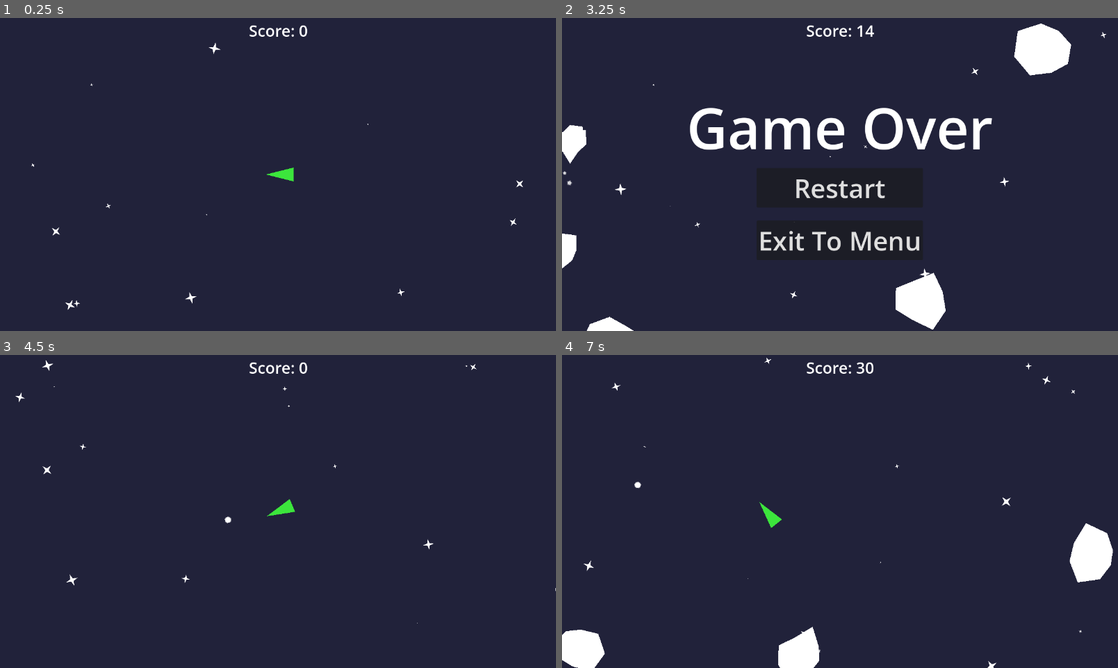
Above: before the commit, frames 1-4 (two rows, left to right).
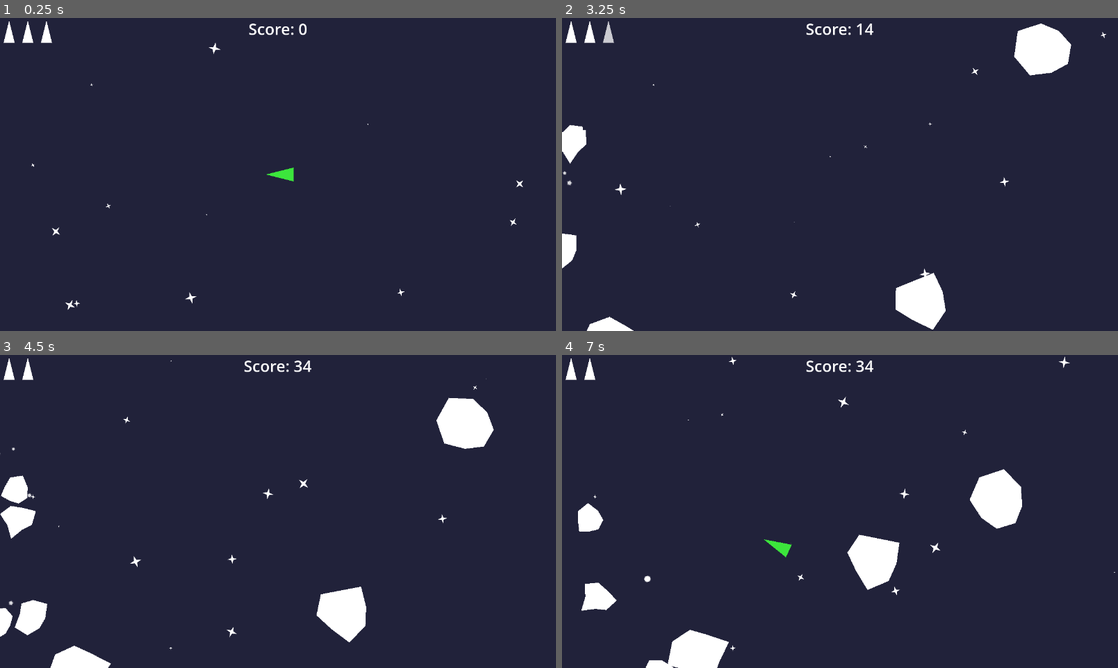
Above: after the commit, the same moments.

Repository: Josie5734/godot-asteroids-clone
Game: Godot game, scene res://scenes/game/game.tscn
Two runs of this game, one before a commit and one after it. Both use one fixed random seed, a clock stepped at 60 frames per second and the inputs below. This scene is started directly instead of the project's main scene.
Inputs (mouse positions are in pixels of both pictures, inside the frame that each line leads up to):
- Up to frame 1 (0.25 s): no input
- Up to frame 2 (3.25 s): tap Enter at 0.5 s; hold W (accelerate) 0.53-2.03 s; tap Space (shoot) every 0.75 s from 0.6 to 2.85 s; hold Left (turn_left) from 2.03 s (still down)
- Up to frame 3 (4.5 s): release Left (turn_left) at 3.5 s; click (278, 524) at 3.5 s, where only the run before the commit has a clickable "Restart"; hold Left (turn_left) from 4.28 s (still down); tap Space (shoot) at 4.35 s
- Up to frame 4 (7 s): release Left (turn_left) at 5.03 s; hold Right (turn_right) 5.03-5.78 s; tap Space (shoot) at 5.1, 5.85, 6.6 s; hold W (accelerate) 5.78-6.53 s; hold Right (turn_right) from 6.53 s (still down)

The runs differ from the first frame. In frame 1, 0.4% of the frame differs, in the area x 0-56%, y 1-8%; in frame 2, 4.1%; in frame 3, 5.1%; in frame 4, 7.7%, in the area x 0-100%, y 0-100%.

Commit message:
added background music and a 3 life system. should be basically done now

Diff:
--- a/scenes/AudioManager.gd
+++ b/scenes/AudioManager.gd
@@ -1,14 +1,27 @@
 extends Node
 
-var player: AudioStreamPlayer
+var sfxplayer: AudioStreamPlayer # sound effects player for ui click fx
+var bgplayer: AudioStreamPlayer # background music player
 
 
 func _ready() -> void:
-	player = AudioStreamPlayer.new() # create audiostreamplayer node
-	add_child(player) # add to whatever current scene is
-	player.stream = preload("res://sounds/click.wav") # add in the click sound effect
-	player.bus = "UI-FX"
+	sfxplayer = AudioStreamPlayer.new() # create audiostreamplayer node
+	add_child(sfxplayer) # add to whatever current scene is
+	sfxplayer.stream = preload("res://sounds/click.wav") # add in the click sound effect
+	sfxplayer.bus = "UI-FX"
+
+	background_music_ready() # prepare background music
+	bgplayer.play() # play background music
 
 
 func play_button_click(): # play the button click sound
-	player.play()
+	sfxplayer.play()
+
+
+# background music
+func background_music_ready():
+	bgplayer = AudioStreamPlayer.new()
+	add_child(bgplayer)
+	bgplayer.stream = preload("res://sounds/asteroids_bg.ogg")
+	bgplayer.bus = "Music"
+	bgplayer.autoplay = true
--- a/scenes/game/game.gd
+++ b/scenes/game/game.gd
@@ -8,6 +8,14 @@
 
 # ship
 @onready var ship = %Ship
+
+# lives
+var lives = 3 # number of lives
+@onready var lives_ui = { # references to ui nodes for each life
+	"0" = %LifeIcon1, # used to blink and remove them on losing a life
+	"1" = %LifeIcon2,
+	"2" = %LifeIcon3
+}
 
 # SFX
 const EXPLOSION = preload("res://sounds/explosion_sfx.tscn")
@@ -42,12 +50,41 @@
 		gradual_score()
 
 
+# fade an object by reducing its modulate.a property to 0
+func fade(object):
+	var tween = create_tween() # tween obj
+	tween.tween_property(object,"modulate:a",0.0,1.0) # tween down to 0
+
+
 # for when the ship dies
 func ship_died():
+	lives -= 1 # decrease lives
+	fade(lives_ui[str(lives)]) # fade the matching ui life icon
+
 	ship.visible = false # make invisible
 	ship.get_node("ShipCollision").set_deferred("disabled", true) # disable collision
+	ship.set_physics_process(false) # disable physics process to disable inputs
 	destroyed_particles(ship.global_position) # spawn particles
-	game_over() # load game over sequence
+
+	if lives <= 0: # if out of lives
+		game_over() # load game over sequence
+	else: # otherwise do respawn sequence
+		ship_respawn()
+
+
+# ship respawning
+func ship_respawn():
+	await get_tree().create_timer(2).timeout # wait 2 seconds
+	ship.velocity = Vector2(0,0) # reset velocity
+	ship.global_position = get_viewport_rect().get_center() # put in center
+	ship.visible = true # make visible again
+	ship.set_physics_process(true) # re-enable physic process for inputs
+
+	blink(ship,20,0.1,"visible") # blink
+	await get_tree().create_timer(2).timeout # 2 second timer for invincibility
+	ship.visible = true # set ship visible (might be already but just to be sure
+	ship.get_node("ShipCollision").set_deferred("disabled", false) # re-enable collision
+
 
 
 # spawn a new asteroid, pass in size to say which size, option pos for spawning splits from previous asteroid
@@ -64,6 +101,15 @@
 	asteroid.connect("destroyed",_on_asteroid_destroyed) # connect to the asteroid destroyed signal
 	asteroid_count += 1 # iterate counter
 
+
+# blink an object X times at Y frequency, type is either visible or modulate
+func blink(object, times, freq, type):
+	for i in range(times): # for x times
+		await get_tree().create_timer(freq).timeout # wait Y seconds
+		if type == "visible": # flip visible property
+			object.visible = not object.visible # flip visibility
+		else: # else flip modulate.a property
+			object.modulate.a = 0.0 if object.modulate.a != 255.0 else 255.0
 
 # spawning asteroids from timer
 func _on_asteroid_timer_timeout() -> void:
--- a/scenes/game/game.tscn
+++ b/scenes/game/game.tscn
@@ -3,6 +3,7 @@
 [ext_resource type="Script" uid="uid://ca5lf4shymy6s" path="res://scenes/game/game.gd" id="1_7h61r"]
 [ext_resource type="PackedScene" uid="uid://d15np85n6uiks" path="res://scenes/ship/ship.tscn" id="2_0sr1o"]
 [ext_resource type="PackedScene" uid="uid://3dq5vis2xs8a" path="res://scenes/background/background.tscn" id="2_kelw5"]
+[ext_resource type="PackedScene" uid="uid://ddrqw7vl1jw0p" path="res://scenes/life_icon/life_icon.tscn" id="4_kelw5"]
 
 [sub_resource type="Curve2D" id="Curve2D_7h61r"]
 _data = {
@@ -40,15 +41,52 @@
 grow_horizontal = 2
 grow_vertical = 2
 mouse_filter = 2
+metadata/_edit_use_anchors_ = true
 
-[node name="CenterContainer" type="CenterContainer" parent="UI" unique_id=1004074063]
-layout_mode = 0
-offset_left = 1.0
-offset_top = -1.0
-offset_right = 1281.0
-offset_bottom = 60.5
+[node name="UIContainer" type="HBoxContainer" parent="UI" unique_id=1837198918]
+layout_mode = 1
+offset_right = 1280.0
+offset_bottom = 50.0
 
-[node name="ScoreLabel" type="Label" parent="UI/CenterContainer" unique_id=663541369]
+[node name="Lives" type="HBoxContainer" parent="UI/UIContainer" unique_id=916885688]
+layout_mode = 2
+size_flags_horizontal = 3
+size_flags_stretch_ratio = 0.33
+
+[node name="HBoxContainer" type="HBoxContainer" parent="UI/UIContainer/Lives" unique_id=1314093969]
+layout_mode = 2
+size_flags_horizontal = 3
+size_flags_stretch_ratio = 0.3
+
+[node name="LifeIcon1" parent="UI/UIContainer/Lives/HBoxContainer" unique_id=1337115107 instance=ExtResource("4_kelw5")]
+unique_name_in_owner = true
+layout_mode = 2
+size_flags_horizontal = 3
+size_flags_stretch_ratio = 0.1
+
+[node name="LifeIcon2" parent="UI/UIContainer/Lives/HBoxContainer" unique_id=1154558114 instance=ExtResource("4_kelw5")]
+unique_name_in_owner = true
+layout_mode = 2
+size_flags_horizontal = 3
+size_flags_stretch_ratio = 0.1
+
+[node name="LifeIcon3" parent="UI/UIContainer/Lives/HBoxContainer" unique_id=2044545132 instance=ExtResource("4_kelw5")]
+unique_name_in_owner = true
+layout_mode = 2
+size_flags_horizontal = 3
+size_flags_stretch_ratio = 0.1
+
+[node name="Spacer" type="Control" parent="UI/UIContainer/Lives" unique_id=152358286]
+layout_mode = 2
+size_flags_horizontal = 3
+size_flags_stretch_ratio = 0.7
+
+[node name="CenterContainer" type="CenterContainer" parent="UI/UIContainer" unique_id=1004074063]
+layout_mode = 2
+size_flags_horizontal = 3
+size_flags_stretch_ratio = 0.33
+
+[node name="ScoreLabel" type="Label" parent="UI/UIContainer/CenterContainer" unique_id=663541369]
 unique_name_in_owner = true
 layout_mode = 2
 size_flags_horizontal = 3
@@ -56,4 +94,9 @@
 text = "Score: 0"
 horizontal_alignment = 1
 
+[node name="spacer" type="Control" parent="UI/UIContainer" unique_id=1404827623]
+layout_mode = 2
+size_flags_horizontal = 3
+size_flags_stretch_ratio = 0.33
+
 [connection signal="timeout" from="AsteroidTimer" to="." method="_on_asteroid_timer_timeout"]
--- /dev/null
+++ b/scenes/life_icon/life_icon.tscn
@@ -0,0 +1,12 @@
+[gd_scene format=3 uid="uid://ddrqw7vl1jw0p"]
+
+[node name="LifeIcon" type="Control" unique_id=1337115107]
+layout_mode = 3
+anchors_preset = 0
+
+[node name="ShipPolygon" type="Polygon2D" parent="." unique_id=1609600220]
+position = Vector2(21, 28)
+rotation = 1.5707964
+scale = Vector2(0.4, 0.4)
+polygon = PackedVector2Array(72.000015, 32, 72.000015, -32.000004, -56.00003, 0)
+uv = PackedVector2Array(159.99998, 32, 159.99998, -47.999996, 0, -8)
--- a/scenes/ship/ship.gd
+++ b/scenes/ship/ship.gd
@@ -14,13 +14,15 @@
 var turn_speed := 2 # turning speed
 var screen_wrap_offset :=  40 # how much the ship can go offscreen before being wrapped
 
-
 func _physics_process(delta: float) -> void:
+	# controls
 	handle_turning(delta)
 	handle_thrust(delta)
-	screen_wrap(get_viewport().get_visible_rect(),screen_wrap_offset) # wrap around screen edges
 	if Input.is_action_just_pressed("shoot"):
 		shoot()
+	# screenwrap
+	screen_wrap(get_viewport().get_visible_rect(),screen_wrap_offset) # wrap around screen edges
+
 
 
 # input for rotating
Not shown, added: sounds/asteroids_bg.ogg.import
Not shown, added: sounds/asteroids_bg.ogg
